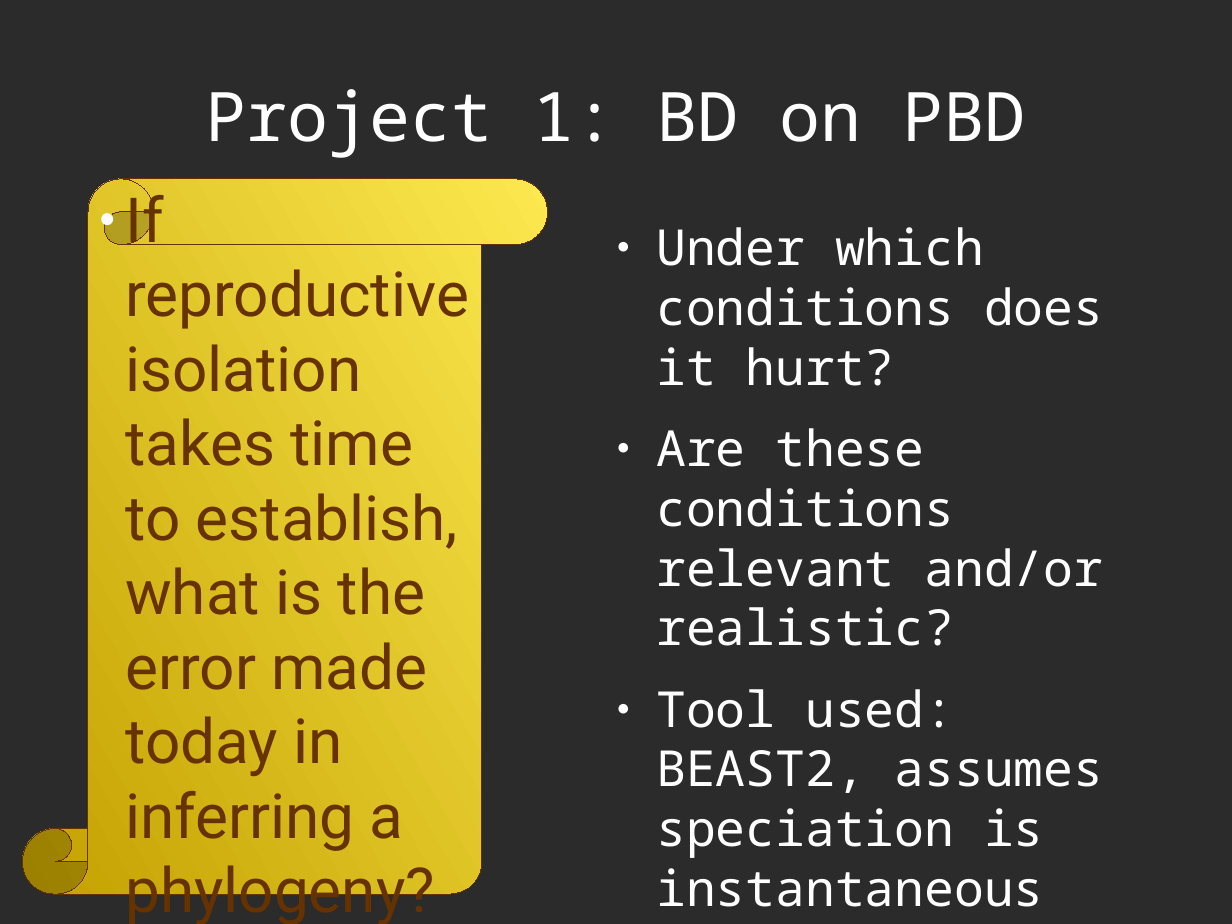
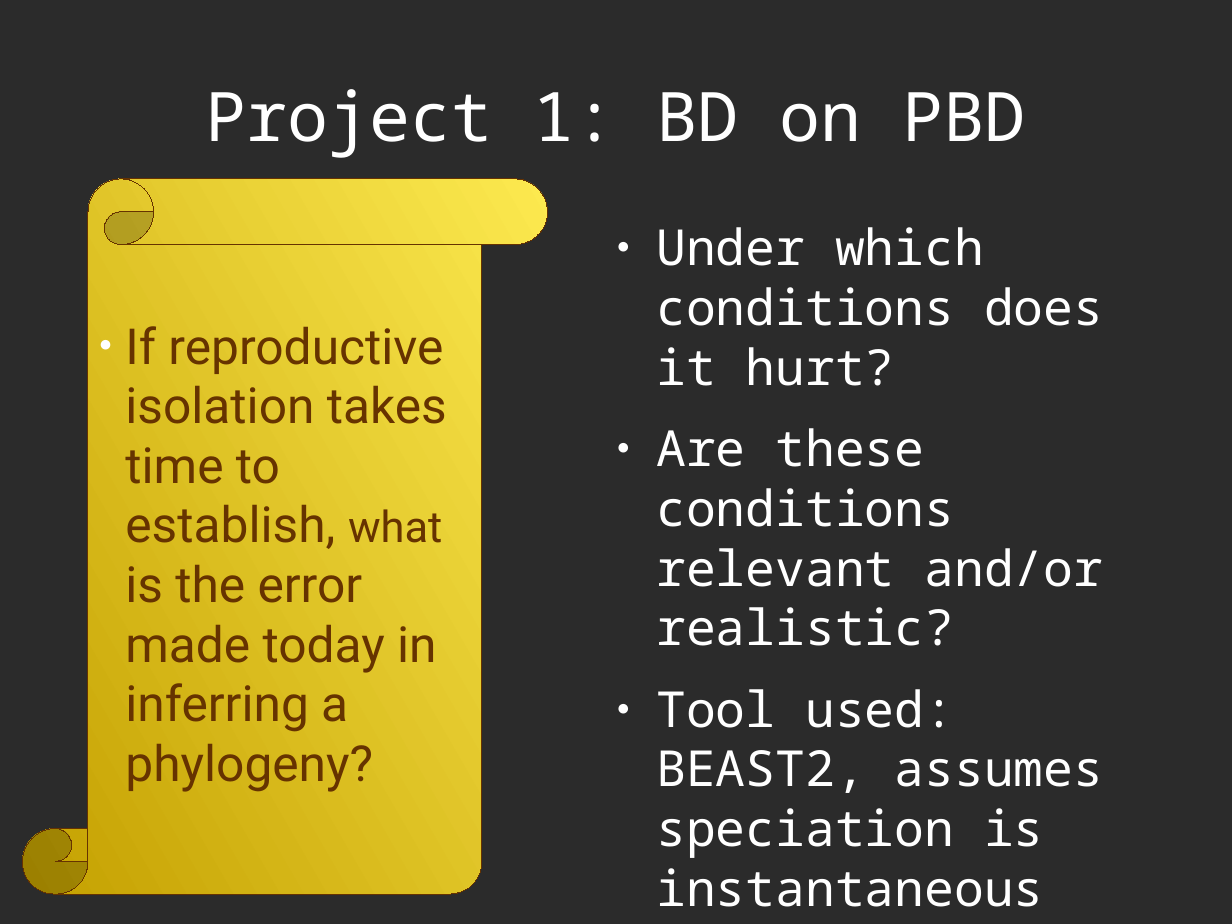
Before and after one commit to richelbilderbeek/Science, a slide deck: slide 3 of Bilderbeek20160926TeceMeeting/20160926TeceMeeting.odp. Drawn at 1232x924 pixels with LibreOffice and Linux fonts; fonts in the diff are those of the drawing; background and template pictures are left out; a plain dark background stands for a picture behind light text. Boxes give left, top, right and bottom in pixels: in the first picture for what was removed or moved away, otherwise in the second. Text is boxed around its words. In the diff, an @@ line names an element or a change of style, - is before the commit and + after.

```diff
--- a/Bilderbeek20160926TeceMeeting/20160926TeceMeeting.odp
+++ b/Bilderbeek20160926TeceMeeting/20160926TeceMeeting.odp
@@ vertical scroll "If reproductive isolation takes time ..." at [22,179,548,894]: size 40 to 32 pt; size 40 to 28 pt in "what" @@
```
Also in this commit, not shown: 3 other slides changed, 1 slide added, 1 other file.
